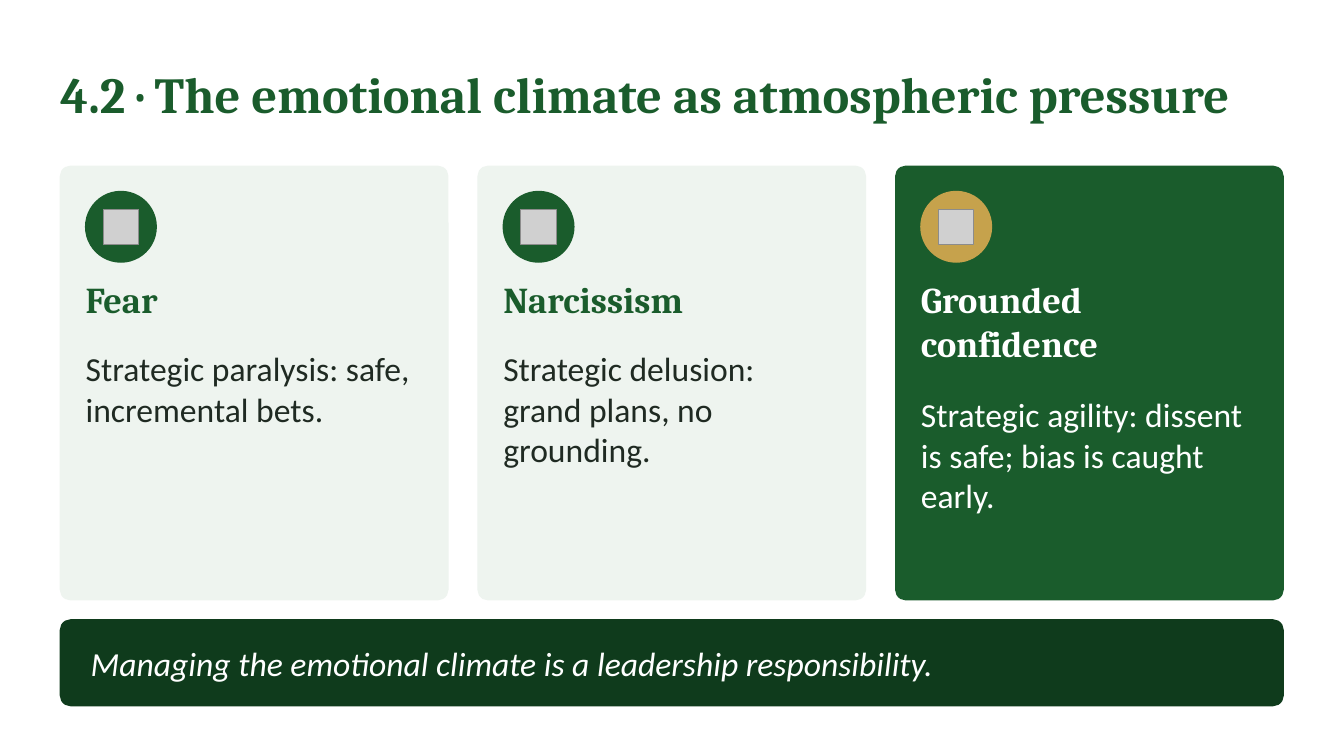
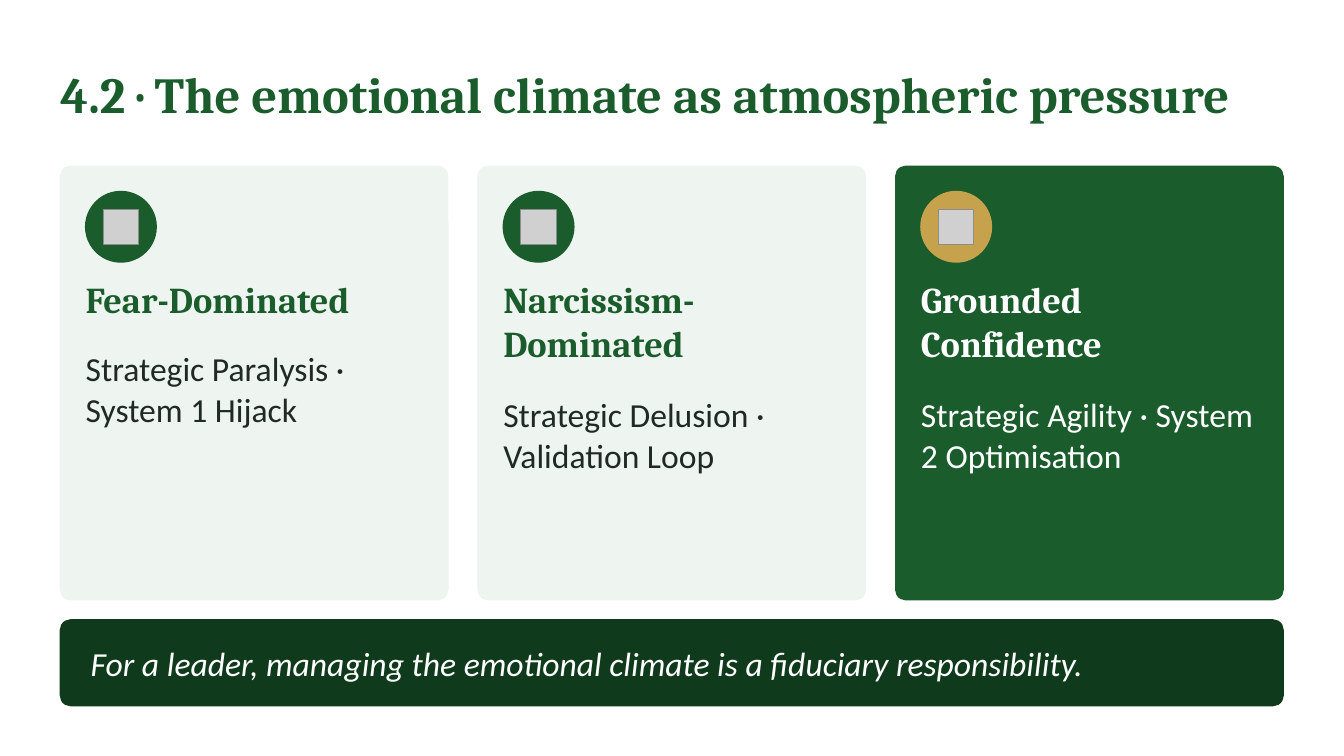
Before and after one commit to IBSL26/ibsl-platform, a slide deck: slide 24 of Unit decks/Unit 01 - Behavioural Strategy Fundamentals.pptx. Drawn at 1344x756 pixels with LibreOffice and Linux fonts; fonts in the diff are those of the drawing; grey boxes stand for pictures. Boxes give left, top, right and bottom in pixels: in the first picture for what was removed or moved away, otherwise in the second. Text is boxed around its words. In the diff, an @@ line names an element or a change of style, - is before the commit and + after.

```diff
--- a/Unit decks/Unit 01 - Behavioural Strategy Fundamentals.pptx
+++ b/Unit decks/Unit 01 - Behavioural Strategy Fundamentals.pptx
@@ text at box(86, 287, 350, 314): text changed @@
-Fear
+Fear-Dominated
@@ text at box(503, 288, 694, 358): text changed @@
-Narcissism
+Narcissism-Dominated
@@ text at box(921, 287, 1102, 358): text changed @@
-Grounded confidence
+Grounded Confidence
@@ text at box(86, 357, 328, 428): text changed @@
-Strategic paralysis: safe, incremental bets.
+Strategic Paralysis · System 1 Hijack
@@ text at box(503, 403, 749, 474): text changed @@
-Strategic delusion: grand plans, no grounding.
+Strategic Delusion · Validation Loop
@@ text at box(921, 403, 1253, 474): text changed @@
-Strategic agility: dissent is safe; bias is caught early.
+Strategic Agility · System 2 Optimisation
@@ text at box(91, 652, 1083, 682): text changed @@
-Managing the emotional climate is a leadership responsibility.
+For a leader, managing the emotional climate is a fiduciary responsibility.
```
Also in this commit, not shown: 29 other slides changed, 5 slides added, 4 other files.
